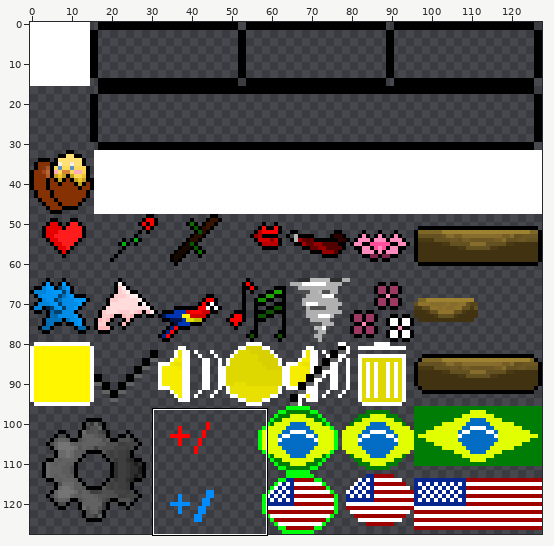
A sprite sheet gets an edit: Assets/Sprites/HUD/MiniHUD.png. The picture above shows the old version from afar; the outline marks the close-up.
Close-up. Old version:
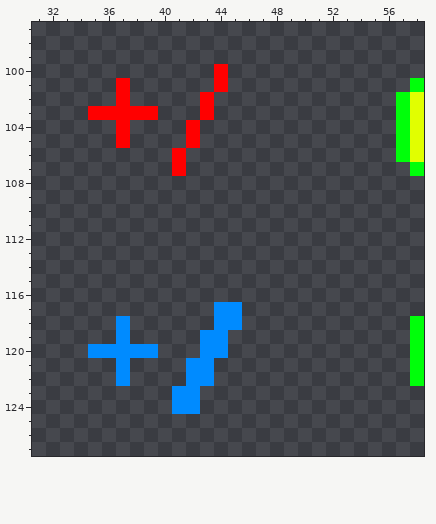
The file is 128x128 pixels. Colours within 5 levels of each other are drawn and written as one. Shown: x 31..58, y 97..127.
After:
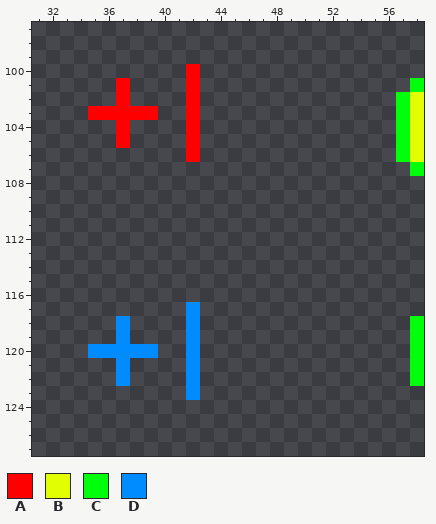
Palette (. is transparent): A #ff0000  B #e1ff00  C #00ff0a  D #008bff
Diff:
@@ x 39..46 @@
  99 ........
-100 .....A..
-101 .....A..
-102 ....A...
-103 A...A...
+100 ...A....
+101 ...A....
+102 ...A....
+103 A..A....
 104 ...A....
 105 ...A....
-106 ..A.....
-107 ..A.....
+106 ...A....
+107 ........
 108 ........
@@ x 39..47 @@
 116 .........
-117 .....DD..
-118 .....DD..
-119 ....DD...
-120 D...DD...
-121 ...DD....
-122 ...DD....
-123 ..DD.....
-124 ..DD.....
+117 ...D.....
+118 ...D.....
+119 ...D.....
+120 D..D.....
+121 ...D.....
+122 ...D.....
+123 ...D.....
+124 .........
 125 .........
Boxes around the changes in both close-ups, in picture pixels (x1, y1, x2, y2):
changed: (172, 64, 228, 176)
changed: (172, 302, 242, 414)
